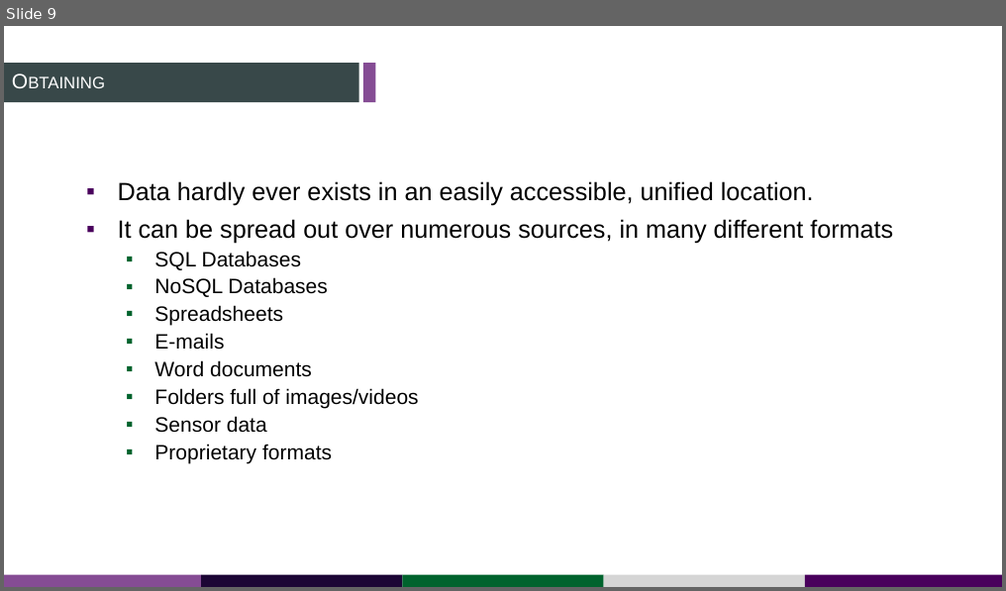
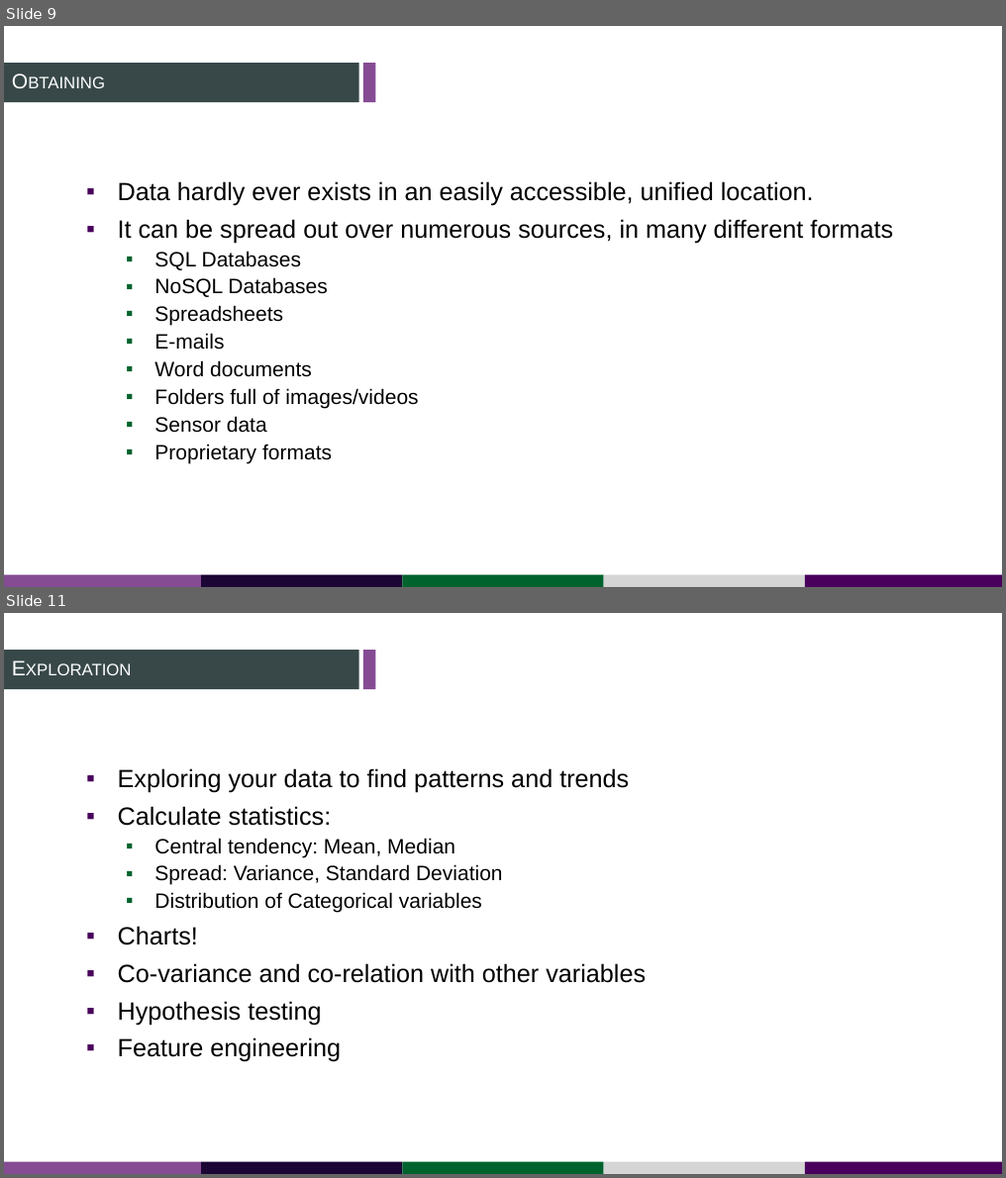
Before and after one commit to thekhan314/DataScienceOutline, a slide deck: Data Science & analysis.pptx. Shown one above the other, each under a label of ours: slide 9 before the commit, slides 9 and 11 after it; the slides between them are not shown. The pictures are 1006x591 and 1006x1178 pixels, drawn with LibreOffice and Linux fonts; fonts in the diff are those of the drawing. Boxes give left, top, right and bottom in pixels: in the first picture for what was removed or moved away, otherwise in the second. Text is boxed around its words. In the diff, an @@ line names an element or a change of style, - is before the commit and + after.

```diff
--- a/Data Science & analysis.pptx
+++ b/Data Science & analysis.pptx
@@ slide 11 added at (x1=4, y1=613, x2=1002, y2=1174), background #FFFFFF; not listed: 7 template elements that a slide beside it also shows @@
@@ title added at (x1=4, y1=651, x2=358, y2=689), 20 pt, text #FFFFFF, small capitals @@
+Exploration
@@ text added at (x1=118, y1=768, x2=646, y2=1062), 24 pt, text #000000 @@
+▪ Exploring your data to find patterns and trends
+▪ Calculate statistics:
+  ▪ Central tendency: Mean, Median
+  ▪ Spread: Variance, Standard Deviation
+  ▪ Distribution of Categorical variables
+▪ Charts!
+▪ Co-variance and co-relation with other variables
+▪ Hypothesis testing
+▪ Feature engineering
```
Also in this commit, not shown: 1 slide changed, 5 other slides added.
